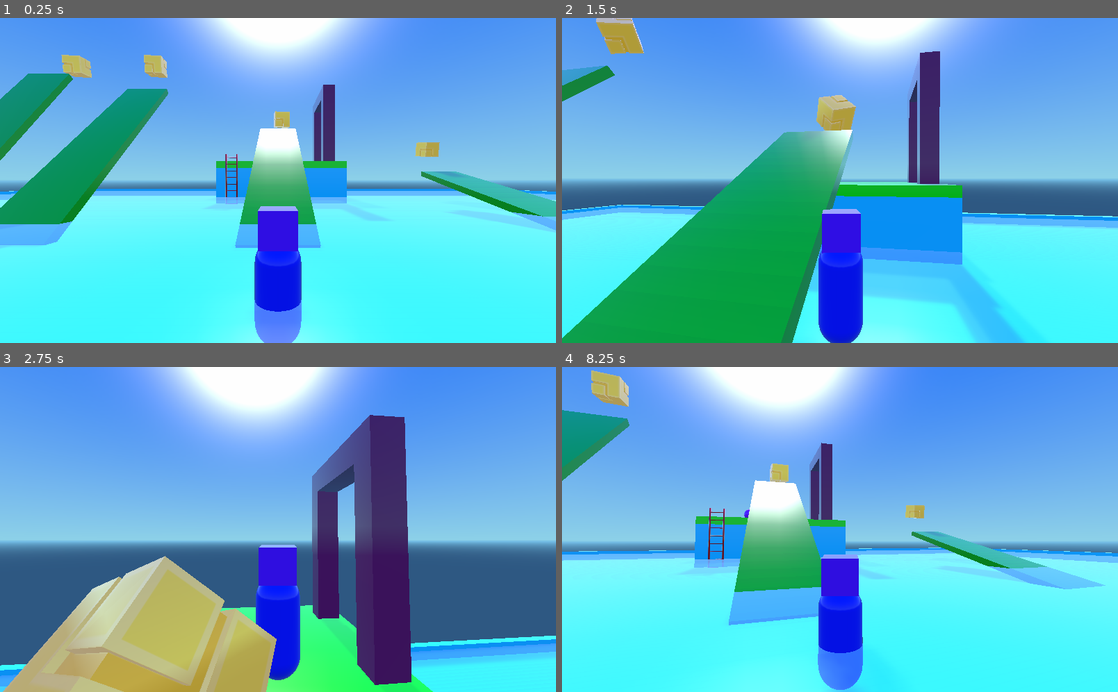
Above: before the commit, frames 1-4 (two rows, left to right).
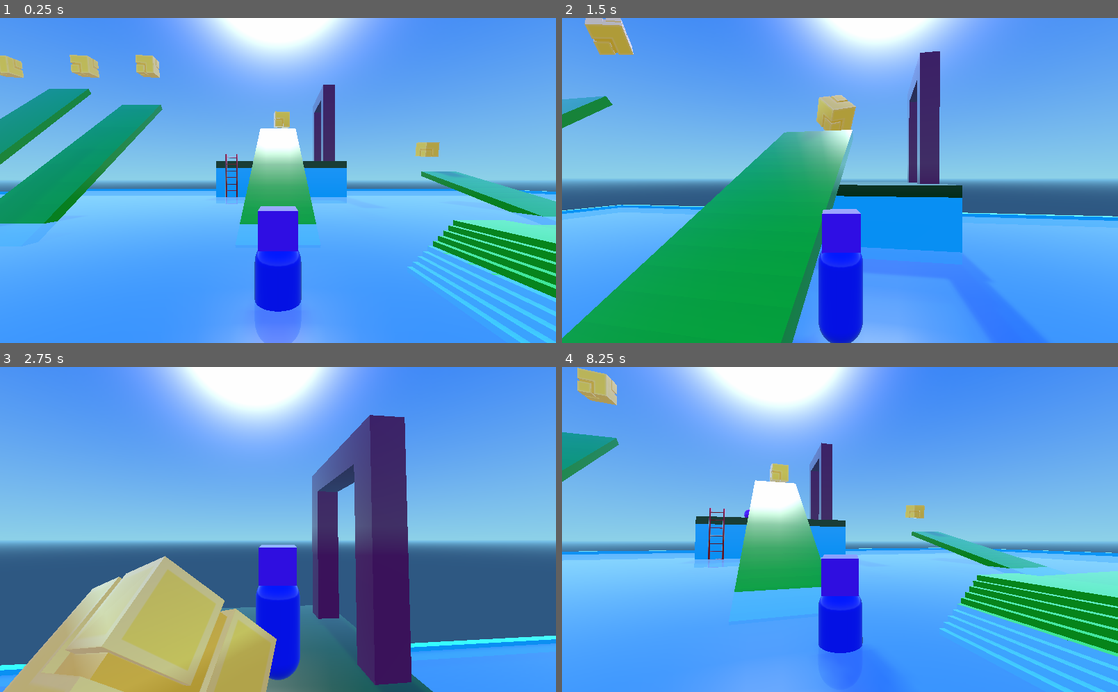
Above: after the commit, the same moments.

Repository: Chrisknyfe/godot-scraps
Game: Godot game, scene res://Main.tscn
Two runs of this game, one before a commit and one after it. Both use one fixed random seed, a clock stepped at 60 frames per second and the inputs below.
Inputs (mouse positions are in pixels of both pictures, inside the frame that each line leads up to):
- Up to frame 1 (0.25 s): no input
- Up to frame 2 (1.5 s): move the mouse to (867, 180) at 0.52 s; hold Shift (sprint) 0.53-1.28 s; hold W (forward) from 0.53 s (still down); tap Space (jump) at 0.77, 0.8, 1.07, 1.35 s; move the mouse to (812, 180) at 1.27 s
- Up to frame 3 (2.75 s): keep holding W (forward); tap Space (jump) at 1.52, 1.82 s; tap Shift (sprint) at 1.55 s; move the mouse to (289, 523) at 2.02 s; hold Space (jump) from 2.03 s (still down); tap F (fly) at 2.1 s
- Up to frame 4 (8.25 s): move the mouse to (834, 536) at 2.77 s; release Space (jump) at 2.78 s; tap Tab (possess) at 2.85, 6.6 s; tap Space (jump) at 3.02, 3.32, 3.77, 3.8, 4.07, 4.52, 4.82, 6.02, 6.32, 7.52, 7.82 s; tap Shift (sprint) at 3.05, 4.35, 6.05, 7.35 s; move the mouse to (878, 532) at 3.52 s; hold Shift (sprint) 3.53-4.28 s; move the mouse to (795, 526) at 4.27 s; move the mouse to (845, 529) at 5.02 s; hold Space (jump) 5.03-5.78 s; move the mouse to (817, 523) at 5.77 s; release W (forward) at 5.78 s; hold D (right) 5.78-6.53 s; tap F (fly) at 5.85 s; move the mouse to (867, 529) at 6.52 s; hold Space (jump) 6.53-7.28 s; hold W (forward) from 6.53 s (still down); move the mouse to (812, 529) at 7.27 s; tap Enter at 8 s; move the mouse to (851, 523) at 8.02 s; hold Shift (sprint) from 8.03 s (still down)

The runs differ from the first frame. In frame 1, 42% of the frame differs, in the area x 0-100%, y 11-100%; in frame 2, 23%; in frame 3, 6.0%; in frame 4, 36%.

Commit message:
Implement character controller stair stepping

Diff:
--- a/character_controller/Ball.tscn
+++ b/character_controller/Ball.tscn
@@ -65,14 +65,14 @@
 
 radius = 1.0
 
-[node name="Ball" type="RigidBody"]
+[node name="Ball" type="RigidBody" index="0"]
 
 input_ray_pickable = true
 input_capture_on_drag = false
 collision_layer = 1
 collision_mask = 1
 mode = 0
-mass = 0.3
+mass = 0.05
 friction = 1.0
 bounce = 0.0
 gravity_scale = 1.0
--- a/character_controller/Floor.tscn
+++ b/character_controller/Floor.tscn
@@ -30,7 +30,7 @@
 params_billboard_mode = 0
 params_grow = false
 params_use_alpha_scissor = false
-albedo_color = Color( 0.03125, 1, 0, 1 )
+albedo_color = Color( 0.0078125, 0.25, 0, 1 )
 metallic = 0.0
 metallic_specular = 0.5
 metallic_texture_channel = 0
--- a/character_controller/Main.tscn
+++ b/character_controller/Main.tscn
@@ -12,6 +12,7 @@
 [ext_resource path="res://Box.gd" type="Script" id=10]
 [ext_resource path="res://Ladder.gd" type="Script" id=11]
 [ext_resource path="res://Ladder.obj" type="ArrayMesh" id=12]
+[ext_resource path="res://Stairs.tscn" type="PackedScene" id=13]
 
 [sub_resource type="BoxShape" id=1]
 
@@ -480,22 +481,43 @@
 [node name="Ramp" parent="." index="6" instance=ExtResource( 6 )]
 
 transform = Transform( -2.2325, -1.12588e-07, 1.18017e-07, -8.31671e-08, 0.822724, 0.45125, -3.85115e-07, 0.475, -0.781588, 2.15802e-06, 5.36603, -15.866 )
+_sections_unfolded = [ "Transform" ]
 
 [node name="Ramp3" parent="." index="7" instance=ExtResource( 6 )]
 
-transform = Transform( -2.2325, 5.87264e-08, -5.57901e-08, 0, 0.671751, 0.638164, 1.95171e-07, 0.671751, -0.638164, -15, 7.36603, -14.866 )
-_sections_unfolded = [ "Transform" ]
-
-[node name="Ramp4" parent="." index="8" instance=ExtResource( 6 )]
-
-transform = Transform( -2.2325, 5.87264e-08, -5.57901e-08, -3.38912e-08, 0.544897, 0.739285, 1.92206e-07, 0.778194, -0.517653, -25, 7.36603, -14.866 )
-_sections_unfolded = [ "Transform" ]
-
-[node name="Ramp2" parent="." index="9" instance=ExtResource( 6 )]
+transform = Transform( -2.2325, 5.87263e-08, -5.57901e-08, 0, 0.671751, 0.638164, 1.95171e-07, 0.671751, -0.638164, -24, 7.36603, -14.866 )
+_sections_unfolded = [ "Transform" ]
+
+[node name="Ramp5" parent="." index="8" instance=ExtResource( 6 )]
+
+transform = Transform( -2.2325, 9.22053e-08, -1.04392e-07, 0, 0.727742, 0.580116, 3.37098e-07, 0.610648, -0.691355, -16, 6.36603, -14.866 )
+_sections_unfolded = [ "Transform" ]
+
+[node name="Ramp4" parent="." index="9" instance=ExtResource( 6 )]
+
+transform = Transform( -2.2325, 5.87264e-08, -5.57901e-08, -3.38912e-08, 0.544897, 0.739285, 1.92206e-07, 0.778194, -0.517653, -34, 7.36603, -14.866 )
+_sections_unfolded = [ "Transform" ]
+
+[node name="Ramp2" parent="." index="10" instance=ExtResource( 6 )]
 
 transform = Transform( -2.2325, -1.12588e-07, 1.18017e-07, -1.80008e-07, 0.917629, 0.233584, -3.50467e-07, 0.245878, -0.871748, 21, 2.36603, -15.866 )
 
-[node name="Spirit" type="Spatial" parent="." index="10"]
+[node name="Stairtop" parent="." index="11" instance=ExtResource( 6 )]
+
+transform = Transform( -1.74846e-07, 0, 1, 0, 1, 0, -4, 0, -4.37114e-08, 19, 2, 0 )
+_sections_unfolded = [ "Transform" ]
+
+[node name="Stairtop2" parent="." index="12" instance=ExtResource( 6 )]
+
+transform = Transform( -1.74846e-07, 0, 1, 0, 1, 0, -4, 0, -4.37114e-08, 22, 4, 8 )
+_sections_unfolded = [ "Transform" ]
+
+[node name="Stairtop3" parent="." index="13" instance=ExtResource( 6 )]
+
+transform = Transform( -1.74846e-07, 0, 1, 0, 1, 0, -4, 0, -4.37114e-08, 24, 6, 16 )
+_sections_unfolded = [ "Transform" ]
+
+[node name="Spirit" type="Spatial" parent="." index="14"]
 
 transform = Transform( 1, 0, 0, 0, 1, 0, 0, 0, 1, -0.208001, 7, 7.3437 )
 script = ExtResource( 7 )
@@ -535,31 +557,36 @@
 material/0 = null
 _sections_unfolded = [ "Transform", "Visibility" ]
 
-[node name="Player" parent="." index="11" instance=ExtResource( 8 )]
+[node name="Player" parent="." index="15" instance=ExtResource( 8 )]
 
 transform = Transform( 1, 0, 0, 0, 1, 0, 0, 0, 1, 0, 2.5, 6.55671e-08 )
 
-[node name="Box" parent="." index="12" instance=ExtResource( 9 )]
-
-transform = Transform( 1, 0, 0, 0, 1, 0, 0, 0, 1, -15.5, 18.5, -24.5 )
+[node name="Box" parent="." index="16" instance=ExtResource( 9 )]
+
+transform = Transform( 1, 0, 0, 0, 1, 0, 0, 0, 1, -24.5, 18.5, -24.5 )
 script = ExtResource( 10 )
 
-[node name="Box2" parent="." index="13" instance=ExtResource( 9 )]
-
-transform = Transform( 1, 0, 0, 0, 1, 0, 0, 0, 1, -25.5, 18.5, -24.5 )
+[node name="Box5" parent="." index="17" instance=ExtResource( 9 )]
+
+transform = Transform( 1, 0, 0, 0, 1, 0, 0, 0, 1, -16.5, 18.5, -24.5 )
 script = ExtResource( 10 )
 
-[node name="Box3" parent="." index="14" instance=ExtResource( 9 )]
+[node name="Box2" parent="." index="18" instance=ExtResource( 9 )]
+
+transform = Transform( 1, 0, 0, 0, 1, 0, 0, 0, 1, -34.5, 18.5, -24.5 )
+script = ExtResource( 10 )
+
+[node name="Box3" parent="." index="19" instance=ExtResource( 9 )]
 
 transform = Transform( 1, 0, 0, 0, 1, 0, 0, 0, 1, 0.5, 12.5, -27.5 )
 script = ExtResource( 10 )
 
-[node name="Box4" parent="." index="15" instance=ExtResource( 9 )]
+[node name="Box4" parent="." index="20" instance=ExtResource( 9 )]
 
 transform = Transform( 1, 0, 0, 0, 1, 0, 0, 0, 1, 21.5, 8.5, -28.5 )
 script = ExtResource( 10 )
 
-[node name="Panel" type="Panel" parent="." index="16"]
+[node name="Panel" type="Panel" parent="." index="21"]
 
 anchor_left = 0.0
 anchor_top = 0.0
@@ -599,7 +626,7 @@
 max_lines_visible = -1
 _sections_unfolded = [ "Size Flags", "custom_colors", "custom_constants" ]
 
-[node name="DirectionalLight" type="DirectionalLight" parent="." index="17"]
+[node name="DirectionalLight" type="DirectionalLight" parent="." index="22"]
 
 transform = Transform( 1, 0, 0, 0, -0.707107, 0.707107, 0, -0.707107, -0.707107, 0, 37, 0 )
 layers = 1
@@ -627,11 +654,11 @@
 directional_shadow_max_distance = 200.0
 _sections_unfolded = [ "Editor", "Light", "Shadow", "Transform" ]
 
-[node name="WorldEnvironment" type="WorldEnvironment" parent="." index="18"]
+[node name="WorldEnvironment" type="WorldEnvironment" parent="." index="23"]
 
 environment = SubResource( 5 )
 
-[node name="Waterplane" type="MeshInstance" parent="." index="19"]
+[node name="Waterplane" type="MeshInstance" parent="." index="24"]
 
 transform = Transform( 50, 0, 0, 0, 1, 0, 0, 0, 50, 0, 1.5, 0 )
 layers = 1
@@ -648,12 +675,12 @@
 material/0 = SubResource( 8 )
 _sections_unfolded = [ "Transform", "material" ]
 
-[node name="Ladderwall" parent="." index="20" instance=ExtResource( 2 )]
+[node name="Ladderwall" parent="." index="25" instance=ExtResource( 2 )]
 
 transform = Transform( -4.37114e-08, 0, 1, 0, 3, 0, -1, 0, -4.37114e-08, 0.5, 3, -31 )
 _sections_unfolded = [ "Transform" ]
 
-[node name="Ladder" type="Area" parent="." index="21"]
+[node name="Ladder" type="Area" parent="." index="26"]
 
 transform = Transform( 0.148256, 0, 3.99725, 0, 4, 0, -3.99725, 0, 0.148256, -7, 4, -30 )
 input_ray_pickable = false
@@ -703,10 +730,27 @@
 shape = SubResource( 12 )
 disabled = false
 
+[node name="Stairs" parent="." index="27" instance=ExtResource( 13 )]
+
+transform = Transform( 1, 0, 0, 0, 1, 0, 0, 0, 1, 6, 0.5, 0 )
+_sections_unfolded = [ "Transform" ]
+
+[node name="Stairs2" parent="." index="28" instance=ExtResource( 13 )]
+
+transform = Transform( 2, 0, 0, 0, 2, 0, 0, 0, 1, 6, 0.5, 8 )
+_sections_unfolded = [ "Transform" ]
+
+[node name="Stairs3" parent="." index="29" instance=ExtResource( 13 )]
+
+transform = Transform( 3, 0, 0, 0, 3, 0, 0, 0, 1, 6, 0.5, 16 )
+_sections_unfolded = [ "Transform" ]
+
 [connection signal="body_entered" from="EndPlatform/Area" to="." method="_on_Area_body_entered"]
 
 [connection signal="body_entered" from="Box" to="Box" method="_on_Box_body_entered"]
 
+[connection signal="body_entered" from="Box5" to="Box5" method="_on_Box_body_entered"]
+
 [connection signal="body_entered" from="Box2" to="Box2" method="_on_Box_body_entered"]
 
 [connection signal="body_entered" from="Box3" to="Box3" method="_on_Box_body_entered"]
--- a/character_controller/Player.gd
+++ b/character_controller/Player.gd
@@ -11,6 +11,9 @@
 const FLY_ACCEL = 4
 const CLIMB_SPEED = 5
 const MAX_SLOPE_ANGLE = 35 # degrees
+const MAX_STAIR_SLOPE = 20
+const STAIR_JUMP_VEL = 0.2
+const STAIR_JUMP_STEP = 0.2 # proportional to stair height
 
 # externally controllable vars
 var move_direction = Vector3()
@@ -64,13 +67,14 @@
 	velocity = move_and_slide(velocity, Vector3(0, 1, 0))
 
 func walk(delta, speed):
+	# Clip y direction and normalize to player's walk speed
 	var temp_direction = move_direction
-	# Clip y direction and normalize to player's walk speed
 	temp_direction.y = 0
 	temp_direction = temp_direction.normalized()
 	temp_direction = temp_direction * speed
 	# Maintain gravity
 	temp_direction.y = velocity.y
+
 
 	# Determine ground contact using our tail
 	if is_on_floor():
@@ -94,6 +98,30 @@
 	else:
 		velocity.y -= GRAVITY * delta
 
+	# Step up on stairs.
+	# They must be of a certain angle and height.
+	# The player will step up a fixed amount based on stair size.
+	var sc_dir = temp_direction
+	sc_dir.y = 0
+	sc_dir = sc_dir.normalized() * 0.55
+	$StairCatcher.translation.x = sc_dir.x
+	$StairCatcher.translation.z = sc_dir.z
+	if (sc_dir.length() > 0) and $StairCatcher.is_colliding():
+		var stair_normal = $StairCatcher.get_collision_normal()
+		var stair_angle = rad2deg(acos(stair_normal.dot(Vector3(0,1,0))))
+		if stair_angle < MAX_STAIR_SLOPE:
+			if velocity.y < 0:
+				velocity.y = 0
+			velocity.y += STAIR_JUMP_VEL
+			print($StairCatcher.get_collision_point(), get_global_transform().origin)
+			var stairheight = 1.5 - (get_global_transform().origin.y - $StairCatcher.get_collision_point().y)
+			print(stairheight)
+			move_and_collide(Vector3(0, stairheight * (1+STAIR_JUMP_STEP), 0))
+			has_ground_contact = false
+
+
+
+	# Perform jumping
 	if has_ground_contact and jumping:
 		velocity.y = JUMP_HEIGHT
 		has_ground_contact = false
--- a/character_controller/Player.tscn
+++ b/character_controller/Player.tscn
@@ -191,3 +191,12 @@
 exclude_parent = true
 cast_to = Vector3( 0, -1, 0 )
 collision_mask = 1
+
+[node name="StairCatcher" type="RayCast" parent="." index="4"]
+
+transform = Transform( 1, 0, 0, 0, 1, 0, 0, 0, 1, 0, -0.759207, -0.583114 )
+enabled = true
+exclude_parent = true
+cast_to = Vector3( 0, -0.6, 0 )
+collision_mask = 1
+_sections_unfolded = [ "Transform" ]
--- /dev/null
+++ b/character_controller/Stairs.tscn
@@ -0,0 +1,328 @@
+[gd_scene load_steps=4 format=2]
+
+[sub_resource type="BoxShape" id=2]
+
+extents = Vector3( 1, 0.1, 4 )
+
+[sub_resource type="SpatialMaterial" id=3]
+
+render_priority = 0
+flags_transparent = false
+flags_unshaded = false
+flags_vertex_lighting = false
+flags_no_depth_test = false
+flags_use_point_size = false
+flags_world_triplanar = false
+flags_fixed_size = false
+flags_albedo_tex_force_srgb = false
+vertex_color_use_as_albedo = false
+vertex_color_is_srgb = false
+params_diffuse_mode = 0
+params_specular_mode = 0
+params_blend_mode = 0
+params_cull_mode = 0
+params_depth_draw_mode = 0
+params_line_width = 1.0
+params_point_size = 1.0
+params_billboard_mode = 0
+params_grow = false
+params_use_alpha_scissor = false
+albedo_color = Color( 0.0576782, 0.738281, 0, 1 )
+metallic = 0.0
+metallic_specular = 0.5
+metallic_texture_channel = 0
+roughness = 0.0
+roughness_texture_channel = 0
+emission_enabled = false
+normal_enabled = false
+rim_enabled = false
+clearcoat_enabled = false
+anisotropy_enabled = false
+ao_enabled = false
+depth_enabled = false
+subsurf_scatter_enabled = false
+transmission_enabled = false
+refraction_enabled = false
+detail_enabled = false
+uv1_scale = Vector3( 1, 1, 1 )
+uv1_offset = Vector3( 0, 0, 0 )
+uv1_triplanar = false
+uv1_triplanar_sharpness = 1.0
+uv2_scale = Vector3( 1, 1, 1 )
+uv2_offset = Vector3( 0, 0, 0 )
+uv2_triplanar = false
+uv2_triplanar_sharpness = 1.0
+proximity_fade_enable = false
+distance_fade_enable = false
+_sections_unfolded = [ "Albedo" ]
+
+[sub_resource type="CubeMesh" id=1]
+
+material = SubResource( 3 )
+size = Vector3( 2, 2, 2 )
+subdivide_width = 0
+subdivide_height = 0
+subdivide_depth = 0
+
+[node name="Stairs" type="Spatial"]
+
+[node name="StaticBody" type="StaticBody" parent="." index="0"]
+
+input_ray_pickable = true
+input_capture_on_drag = false
+collision_layer = 1
+collision_mask = 1
+friction = 1.0
+bounce = 0.0
+constant_linear_velocity = Vector3( 0, 0, 0 )
+constant_angular_velocity = Vector3( 0, 0, 0 )
+
+[node name="stepcollide1" type="CollisionShape" parent="StaticBody" index="0"]
+
+editor/display_folded = true
+transform = Transform( 1, 0, 0, 0, 1, 0, 0, 0, 1, 0, 0.1, 0 )
+shape = SubResource( 2 )
+disabled = false
+_sections_unfolded = [ "Transform" ]
+
+[node name="stepmesh1" type="MeshInstance" parent="StaticBody/stepcollide1" index="0"]
+
+transform = Transform( 1, 0, 0, 0, 0.1, 0, 0, 0, 4, 0, 0, 0 )
+layers = 1
+material_override = null
+cast_shadow = 1
+extra_cull_margin = 0.0
+use_in_baked_light = false
+lod_min_distance = 0.0
+lod_min_hysteresis = 0.0
+lod_max_distance = 0.0
+lod_max_hysteresis = 0.0
+mesh = SubResource( 1 )
+skeleton = NodePath("..")
+material/0 = null
+_sections_unfolded = [ "Transform" ]
+
+[node name="stepcollide5" type="CollisionShape" parent="StaticBody" index="1"]
+
+editor/display_folded = true
+transform = Transform( 1, 0, 0, 0, 1, 0, 0, 0, 1, 1, 1.1, 0 )
+shape = SubResource( 2 )
+disabled = false
+_sections_unfolded = [ "Transform" ]
+
+[node name="stepmesh1" type="MeshInstance" parent="StaticBody/stepcollide5" index="0"]
+
+transform = Transform( 1, 0, 0, 0, 0.1, 0, 0, 0, 4, 0, 0, 0 )
+layers = 1
+material_override = null
+cast_shadow = 1
+extra_cull_margin = 0.0
+use_in_baked_light = false
+lod_min_distance = 0.0
+lod_min_hysteresis = 0.0
+lod_max_distance = 0.0
+lod_max_hysteresis = 0.0
+mesh = SubResource( 1 )
+skeleton = NodePath("..")
+material/0 = null
+_sections_unfolded = [ "Transform" ]
+
+[node name="stepcollide2" type="CollisionShape" parent="StaticBody" index="2"]
+
+editor/display_folded = true
+transform = Transform( 1, 0, 0, 0, 1, 0, 0, 0, 1, 0.2, 0.3, 0 )
+shape = SubResource( 2 )
+disabled = false
+_sections_unfolded = [ "Transform" ]
+
+[node name="stepmesh1" type="MeshInstance" parent="StaticBody/stepcollide2" index="0"]
+
+transform = Transform( 1, 0, 0, 0, 0.1, 0, 0, 0, 4, 0, 0, 0 )
+layers = 1
+material_override = null
+cast_shadow = 1
+extra_cull_margin = 0.0
+use_in_baked_light = false
+lod_min_distance = 0.0
+lod_min_hysteresis = 0.0
+lod_max_distance = 0.0
+lod_max_hysteresis = 0.0
+mesh = SubResource( 1 )
+skeleton = NodePath("..")
+material/0 = null
+_sections_unfolded = [ "Transform" ]
+
+[node name="stepcollide7" type="CollisionShape" parent="StaticBody" index="3"]
+
+editor/display_folded = true
+transform = Transform( 1, 0, 0, 0, 1, 0, 0, 0, 1, 1.2, 1.3, 0 )
+shape = SubResource( 2 )
+disabled = false
+_sections_unfolded = [ "Transform" ]
+
+[node name="stepmesh1" type="MeshInstance" parent="StaticBody/stepcollide7" index="0"]
+
+transform = Transform( 1, 0, 0, 0, 0.1, 0, 0, 0, 4, 0, 0, 0 )
+layers = 1
+material_override = null
+cast_shadow = 1
+extra_cull_margin = 0.0
+use_in_baked_light = false
+lod_min_distance = 0.0
+lod_min_hysteresis = 0.0
+lod_max_distance = 0.0
+lod_max_hysteresis = 0.0
+mesh = SubResource( 1 )
+skeleton = NodePath("..")
+material/0 = null
+_sections_unfolded = [ "Transform" ]
+
+[node name="stepcollide3" type="CollisionShape" parent="StaticBody" index="4"]
+
+editor/display_folded = true
+transform = Transform( 1, 0, 0, 0, 1, 0, 0, 0, 1, 0.4, 0.5, 0 )
+shape = SubResource( 2 )
+disabled = false
+_sections_unfolded = [ "Transform" ]
+
+[node name="stepmesh1" type="MeshInstance" parent="StaticBody/stepcollide3" index="0"]
+
+transform = Transform( 1, 0, 0, 0, 0.1, 0, 0, 0, 4, 0, 0, 0 )
+layers = 1
+material_override = null
+cast_shadow = 1
+extra_cull_margin = 0.0
+use_in_baked_light = false
+lod_min_distance = 0.0
+lod_min_hysteresis = 0.0
+lod_max_distance = 0.0
+lod_max_hysteresis = 0.0
+mesh = SubResource( 1 )
+skeleton = NodePath("..")
+material/0 = null
+_sections_unfolded = [ "Transform" ]
+
+[node name="stepcollide10" type="CollisionShape" parent="StaticBody" index="5"]
+
+editor/display_folded = true
+transform = Transform( 1, 0, 0, 0, 1, 0, 0, 0, 1, 1.4, 1.5, 0 )
+shape = SubResource( 2 )
+disabled = false
+_sections_unfolded = [ "Transform" ]
+
+[node name="stepmesh1" type="MeshInstance" parent="StaticBody/stepcollide10" index="0"]
+
+transform = Transform( 1, 0, 0, 0, 0.1, 0, 0, 0, 4, 0, 0, 0 )
+layers = 1
+material_override = null
+cast_shadow = 1
+extra_cull_margin = 0.0
+use_in_baked_light = false
+lod_min_distance = 0.0
+lod_min_hysteresis = 0.0
+lod_max_distance = 0.0
+lod_max_hysteresis = 0.0
+mesh = SubResource( 1 )
+skeleton = NodePath("..")
+material/0 = null
+_sections_unfolded = [ "Transform" ]
+
+[node name="stepcollide4" type="CollisionShape" parent="StaticBody" index="6"]
+
+editor/display_folded = true
+transform = Transform( 1, 0, 0, 0, 1, 0, 0, 0, 1, 0.6, 0.7, 0 )
+shape = SubResource( 2 )
+disabled = false
+_sections_unfolded = [ "Transform" ]
+
+[node name="stepmesh1" type="MeshInstance" parent="StaticBody/stepcollide4" index="0"]
+
+transform = Transform( 1, 0, 0, 0, 0.1, 0, 0, 0, 4, 0, 0, 0 )
+layers = 1
+material_override = null
+cast_shadow = 1
+extra_cull_margin = 0.0
+use_in_baked_light = false
+lod_min_distance = 0.0
+lod_min_hysteresis = 0.0
+lod_max_distance = 0.0
+lod_max_hysteresis = 0.0
+mesh = SubResource( 1 )
+skeleton = NodePath("..")
+material/0 = null
+_sections_unfolded = [ "Transform" ]
+
+[node name="stepcollide8" type="CollisionShape" parent="StaticBody" index="7"]
+
+editor/display_folded = true
+transform = Transform( 1, 0, 0, 0, 1, 0, 0, 0, 1, 1.6, 1.7, 0 )
+shape = SubResource( 2 )
+disabled = false
+_sections_unfolded = [ "Transform" ]
+
+[node name="stepmesh1" type="MeshInstance" parent="StaticBody/stepcollide8" index="0"]
+
+transform = Transform( 1, 0, 0, 0, 0.1, 0, 0, 0, 4, 0, 0, 0 )
+layers = 1
+material_override = null
+cast_shadow = 1
+extra_cull_margin = 0.0
+use_in_baked_light = false
+lod_min_distance = 0.0
+lod_min_hysteresis = 0.0
+lod_max_distance = 0.0
+lod_max_hysteresis = 0.0
+mesh = SubResource( 1 )
+skeleton = NodePath("..")
+material/0 = null
+_sections_unfolded = [ "Transform" ]
+
+[node name="stepcollide6" type="CollisionShape" parent="StaticBody" index="8"]
+
+editor/display_folded = true
+transform = Transform( 1, 0, 0, 0, 1, 0, 0, 0, 1, 0.8, 0.9, 0 )
+shape = SubResource( 2 )
+disabled = false
+_sections_unfolded = [ "Transform" ]
+
+[node name="stepmesh1" type="MeshInstance" parent="StaticBody/stepcollide6" index="0"]
+
+transform = Transform( 1, 0, 0, 0, 0.1, 0, 0, 0, 4, 0, 0, 0 )
+layers = 1
+material_override = null
+cast_shadow = 1
+extra_cull_margin = 0.0
+use_in_baked_light = false
+lod_min_distance = 0.0
+lod_min_hysteresis = 0.0
+lod_max_distance = 0.0
+lod_max_hysteresis = 0.0
+mesh = SubResource( 1 )
+skeleton = NodePath("..")
+material/0 = null
+_sections_unfolded = [ "Transform" ]
+
+[node name="stepcollide9" type="CollisionShape" parent="StaticBody" index="9"]
+
+editor/display_folded = true
+transform = Transform( 1, 0, 0, 0, 1, 0, 0, 0, 1, 1.8, 1.9, 0 )
+shape = SubResource( 2 )
+disabled = false
+_sections_unfolded = [ "Transform" ]
+
+[node name="stepmesh1" type="MeshInstance" parent="StaticBody/stepcollide9" index="0"]
+
+transform = Transform( 1, 0, 0, 0, 0.1, 0, 0, 0, 4, 0, 0, 0 )
+layers = 1
+material_override = null
+cast_shadow = 1
+extra_cull_margin = 0.0
+use_in_baked_light = false
+lod_min_distance = 0.0
+lod_min_hysteresis = 0.0
+lod_max_distance = 0.0
+lod_max_hysteresis = 0.0
+mesh = SubResource( 1 )
+skeleton = NodePath("..")
+material/0 = null
+_sections_unfolded = [ "Transform" ]
Not shown: 1 places in character_controller/Main.tscn that only renumber resources
Not shown: 3 places in character_controller/Player.tscn that only renumber resources
